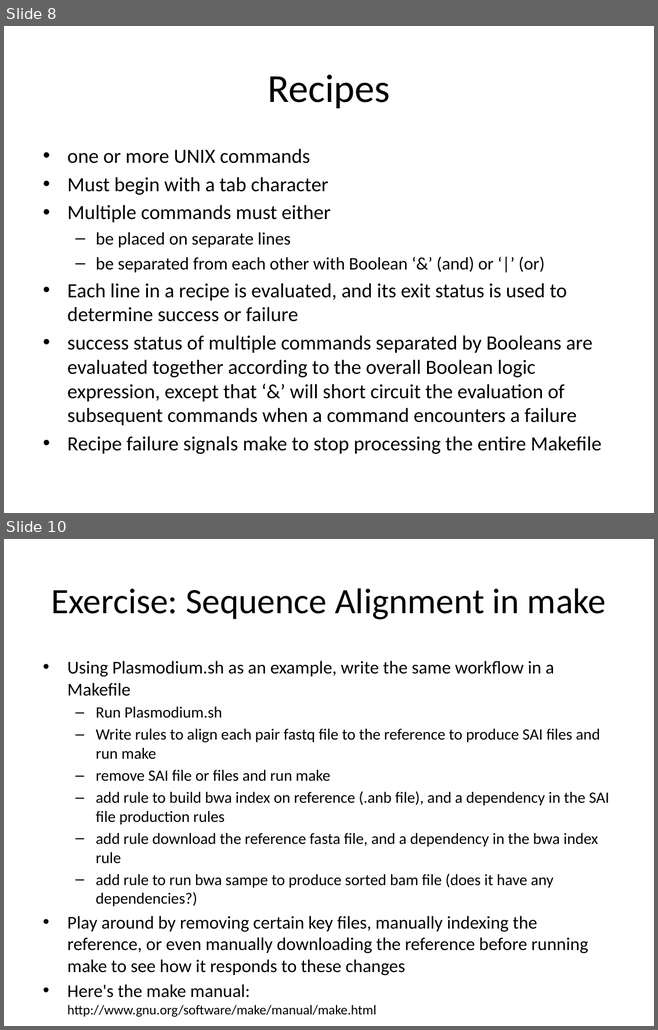
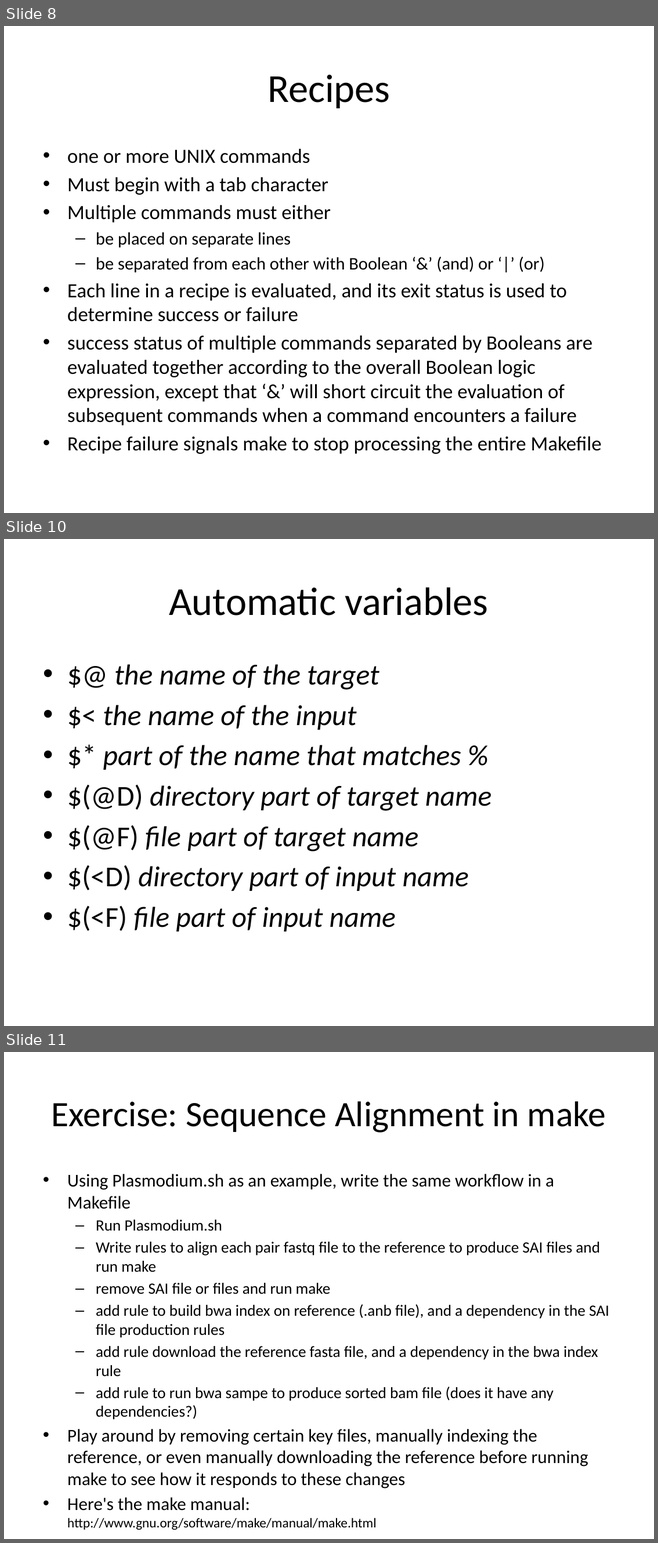
Before and after one commit to rvosa/ngs-workflows, a slide deck: doc/slides/day3/session2/Make.pptx. Shown one above the other, each under a label of ours: slides 8 and 10 before the commit, slides 8, 10 and 11 after it; the slides between them are not shown. The pictures are 658x1030 and 658x1543 pixels, drawn with LibreOffice and Linux fonts; fonts in the diff are those of the drawing. Boxes give left, top, right and bottom in pixels: in the first picture for what was removed or moved away, otherwise in the second. Text is boxed around its words. In the diff, an @@ line names an element or a change of style, - is before the commit and + after.

```diff
--- a/doc/slides/day3/session2/Make.pptx
+++ b/doc/slides/day3/session2/Make.pptx
@@ slide 10 added at (4, 539, 654, 1026), background #FFFFFF @@
@@ title added at (169, 587, 488, 616), 44 pt, text #000000 @@
+Automatic variables
@@ text added at (67, 664, 491, 932), 32 pt, text #000000, italic @@
+• $@ the name of the target
+• $< the name of the input
+• $* part of the name that matches %
+• $(@D) directory part of target name
+• $(@F) file part of target name
+• $(<D) directory part of input name
+• $(<F) file part of input name
@@ what was slide 10 is now slide 11 @@
```
Also in this commit, not shown: 5 slides changed, 2 other files.
